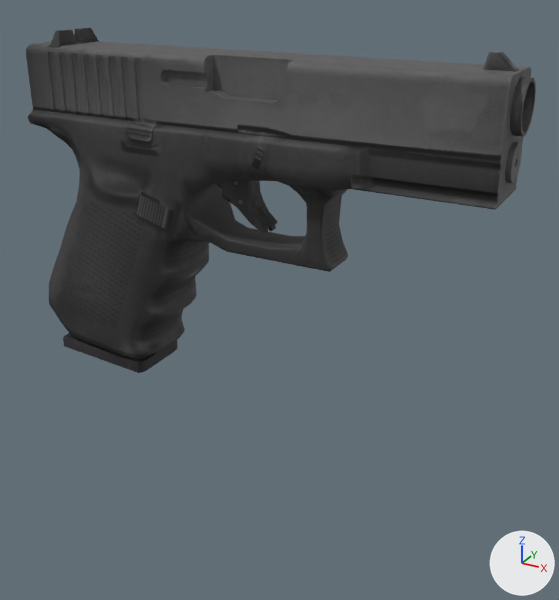
The OBJ model FPS/FPS/Assets/Weapons/pistol/pistol_000037.obj: old version first, new version second.
Rendered twice from a 50 mm camera at (0.577, -0.939, 0.363) aimed at (0.018, 0.078, -0.145). Arrows for +X, +Y and +Z are at lower right; the lights stay in place. Where no turn or scale is listed for an object, it has been applied to the vertices.
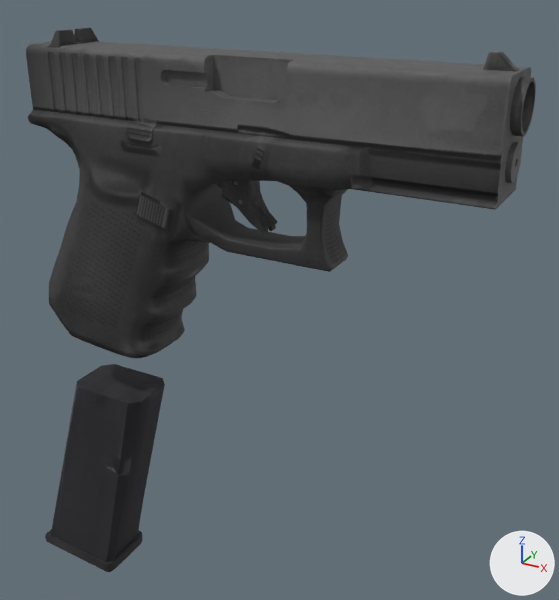
The newer file is also rescaled (x0.829), turned or shifted as a whole; pictures and numbers use the older file's frame.

Boxes [x1, y1, x2, y2] around the edits, measured in the pictures (559 x 600 px):
'Object003', mesh moved
    before: [63, 334, 178, 373]
    after: [45, 364, 165, 572]

The edits, one by one:
me_object003 has 114 vertices, 122 faces and spans x -0.34..-0.072, y -0.057..0.053, z -0.268..0.145.
me_object003 is used by ob_object003; location (0.0, 0.0, 0.0).
me_object003 part 1: the whole mesh is moved by (-0.121, 0.0, -0.483).
